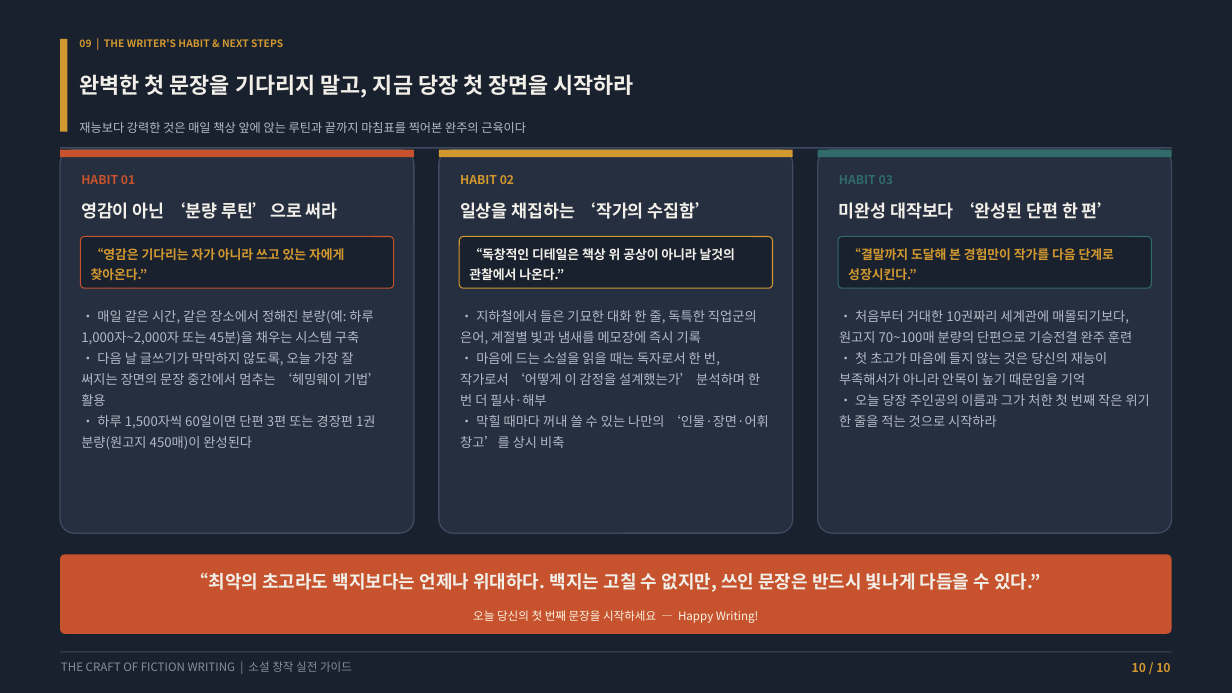
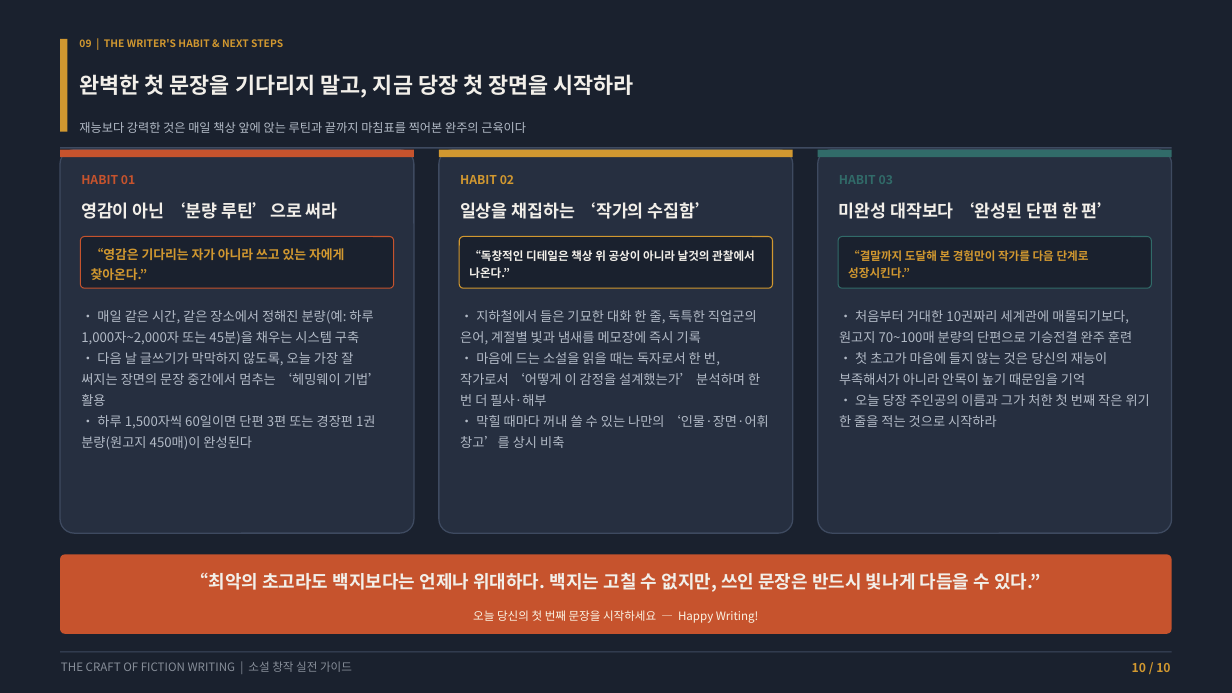
Before and after one commit to lietzsche/dev-lab, a slide deck: slide 10 of 소설쓰기_가이드.pptx. Drawn at 1232x693 pixels with LibreOffice and Linux fonts; fonts in the diff are those of the drawing. Boxes give left, top, right and bottom in pixels: in the first picture for what was removed or moved away, otherwise in the second. Text is boxed around its words. In the diff, an @@ line names an element or a change of style, - is before the commit and + after.

```diff
--- a/소설쓰기_가이드.pptx
+++ b/소설쓰기_가이드.pptx
@@ text "“독창적인 디테일은 책상 위 공상이 ..." at <box>469,250,755,278</box>: size 10 to 9 pt @@
@@ text "“결말까지 도달해 본 경험만이 작가를 ..." at <box>848,250,1089,278</box>: size 10 to 9 pt @@
```
Also in this commit, not shown: 6 other slides changed, 14 other files.
